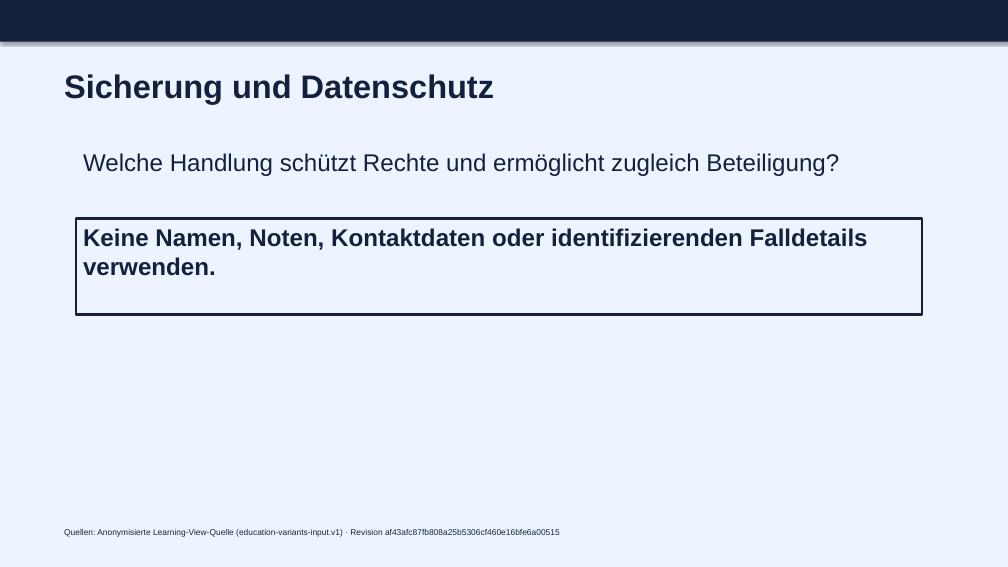
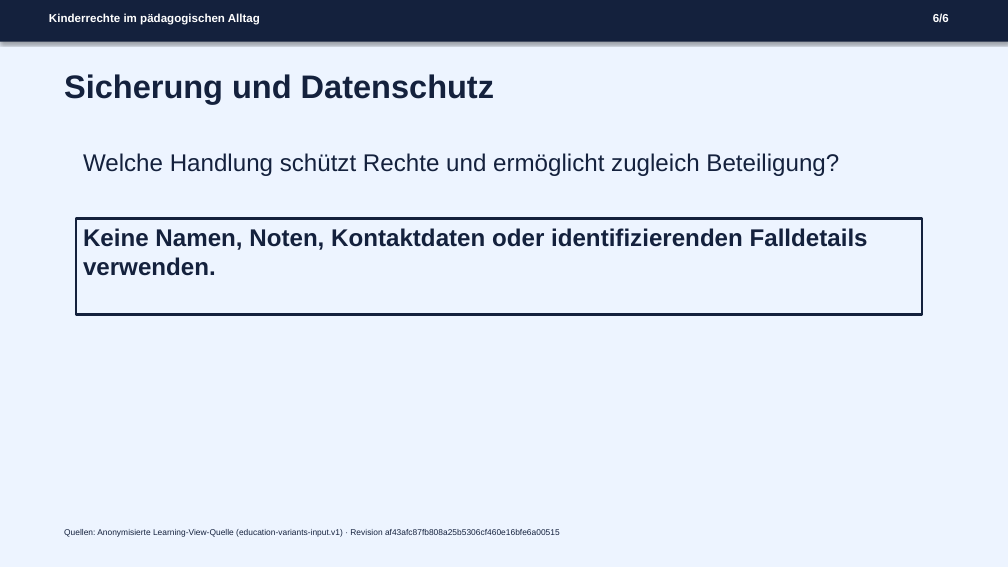
Before and after one commit to heimgewebe/schauwerk, a slide deck: slide 6 of docs/operators/evidence/sw012-buehne-20260711/education/public/presentation.pptx. Drawn at 1008x567 pixels with LibreOffice and Linux fonts; fonts in the diff are those of the drawing. Boxes give left, top, right and bottom in pixels: in the first picture for what was removed or moved away, otherwise in the second. Text is boxed around its words. In the diff, an @@ line names an element or a change of style, - is before the commit and + after.

```diff
--- a/docs/operators/evidence/sw012-buehne-20260711/education/public/presentation.pptx
+++ b/docs/operators/evidence/sw012-buehne-20260711/education/public/presentation.pptx
@@ text added at [49,13,260,25], 11 pt, text #FFFFFF, bold @@
+Kinderrechte im pädagogischen Alltag
@@ text added at [933,13,949,22], 11 pt, text #FFFFFF, bold @@
+6/6
```
Also in this commit, not shown: 5 other slides changed, 8 other files.
